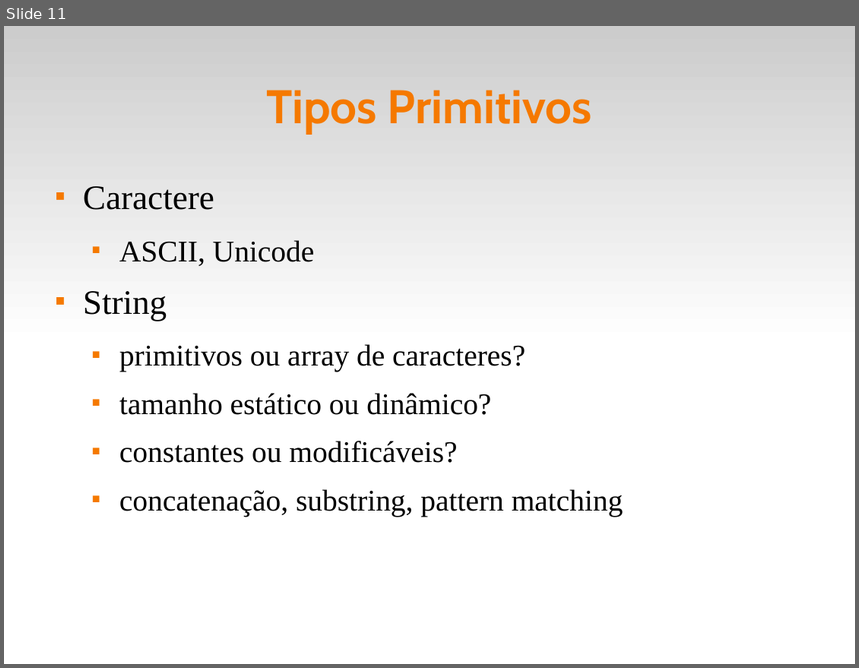
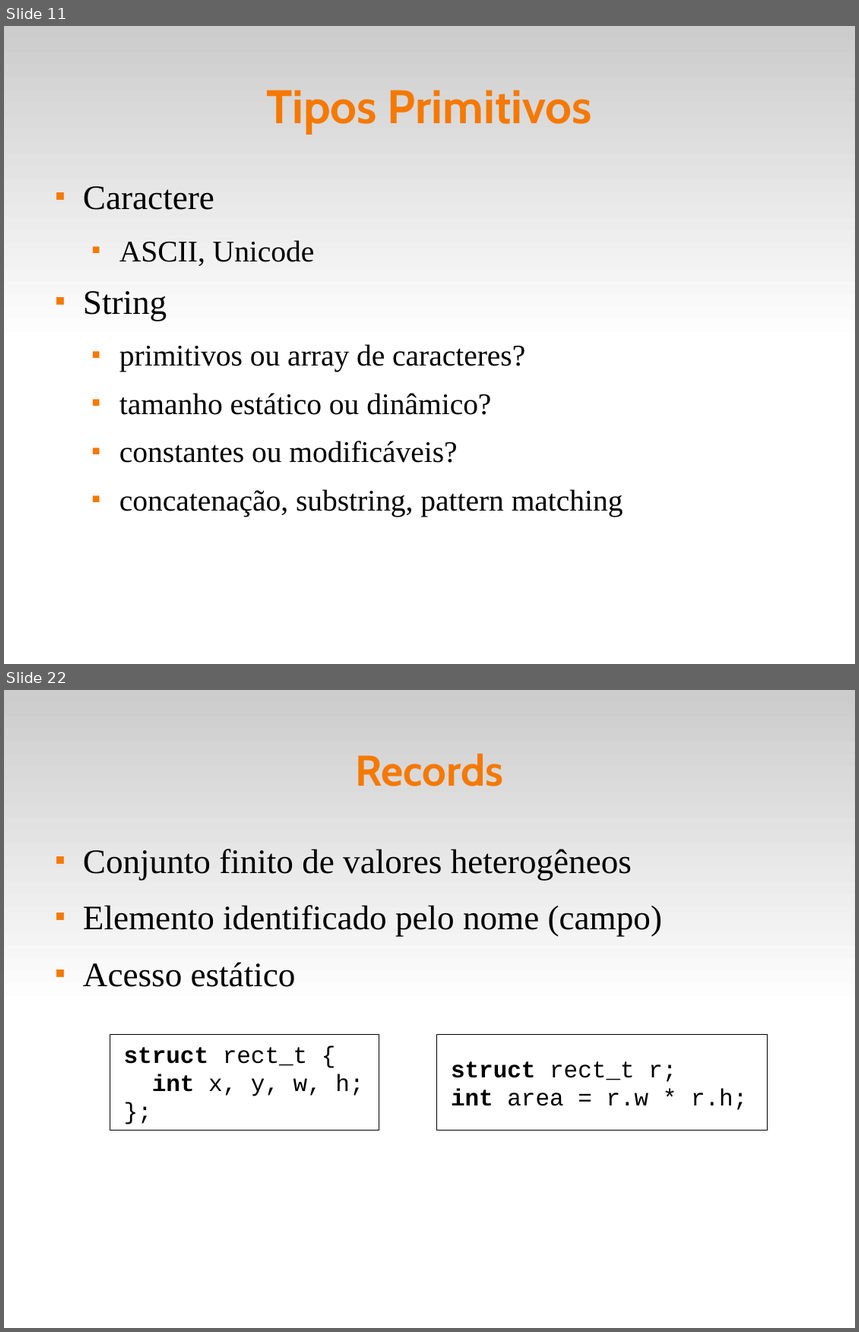
Before and after one commit to fsantanna-uerj/EDL, a slide deck: slides/edl-05-data.odp. Shown one above the other, each under a label of ours: slide 11 before the commit, slides 11 and 22 after it; the slides between them are not shown. The pictures are 859x668 and 859x1332 pixels, drawn with LibreOffice and Linux fonts; fonts in the diff are those of the drawing. Boxes give left, top, right and bottom in pixels: in the first picture for what was removed or moved away, otherwise in the second. Text is boxed around its words. In the diff, an @@ line names an element or a change of style, - is before the commit and + after.

```diff
--- a/slides/edl-05-data.odp
+++ b/slides/edl-05-data.odp
@@ slide 22 added at [4,690,855,1328], background #FFFFFF; not listed: 1 template element that a slide beside it also shows @@
@@ title added at [356,753,504,787], 40 pt, text #F57900, bold @@
+Records
@@ text added at [83,849,662,987], 32 pt, text #000000 @@
+■ Conjunto finito de valores heterogêneos
+■ Elemento identificado pelo nome (campo)
+■ Acesso estático
@@ rectangle added at [110,1034,379,1130], fill #FFFFFF, outline #000000 0 pt, 22 pt, text #000000 @@
+struct rect_t {
+int x, y, w, h;
+};
@@ rectangle added at [437,1034,768,1130], fill #FFFFFF, outline #000000 0 pt, 22 pt, text #000000 @@
+struct rect_t r;
+int area = r.w * r.h;
```
Also in this commit, not shown: 4 slides changed, 8 other slides added, 4 other files.
